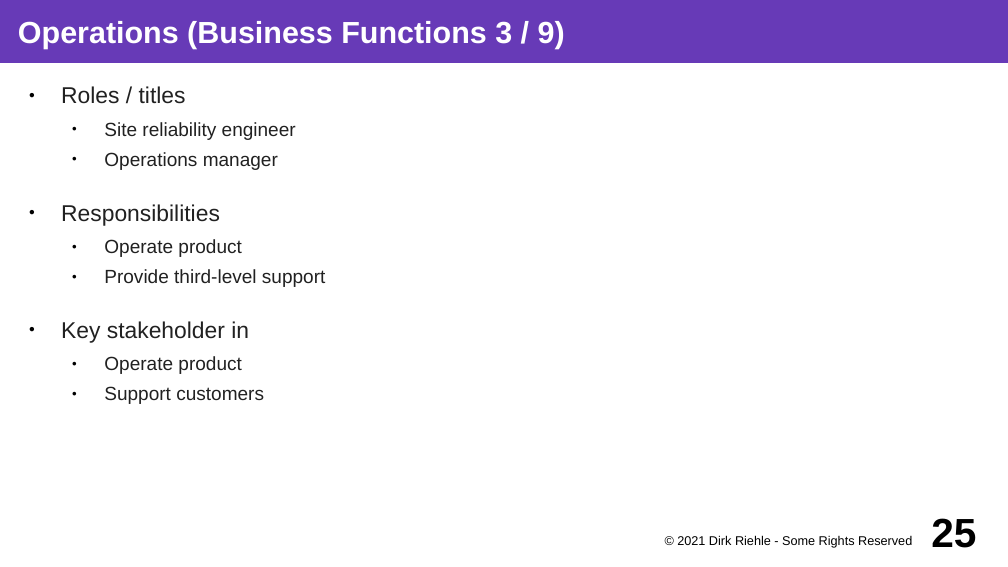
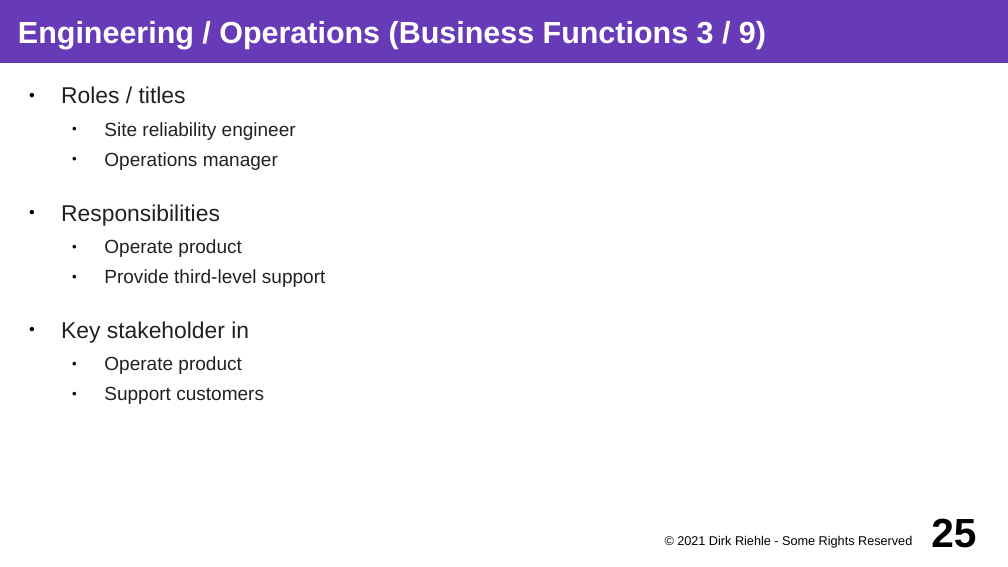
Before and after one commit to dirkriehle/coss-course, a slide deck: slide 25 of Lecture slides/COSS B03 - Software Vendors.odp. Drawn at 1008x567 pixels with LibreOffice and Linux fonts; fonts in the diff are those of the drawing. Boxes give left, top, right and bottom in pixels: in the first picture for what was removed or moved away, otherwise in the second. Text is boxed around its words. In the diff, an @@ line names an element or a change of style, - is before the commit and + after.

```diff
--- a/Lecture slides/COSS B03 - Software Vendors.odp
+++ b/Lecture slides/COSS B03 - Software Vendors.odp
@@ title at <box>18,21,766,49</box>: text changed @@
-Operations (Business Functions 3 / 9)
+Engineering / Operations (Business Functions 3 / 9)
```
Also in this commit, not shown: 3 other slides changed, 6 other files.
